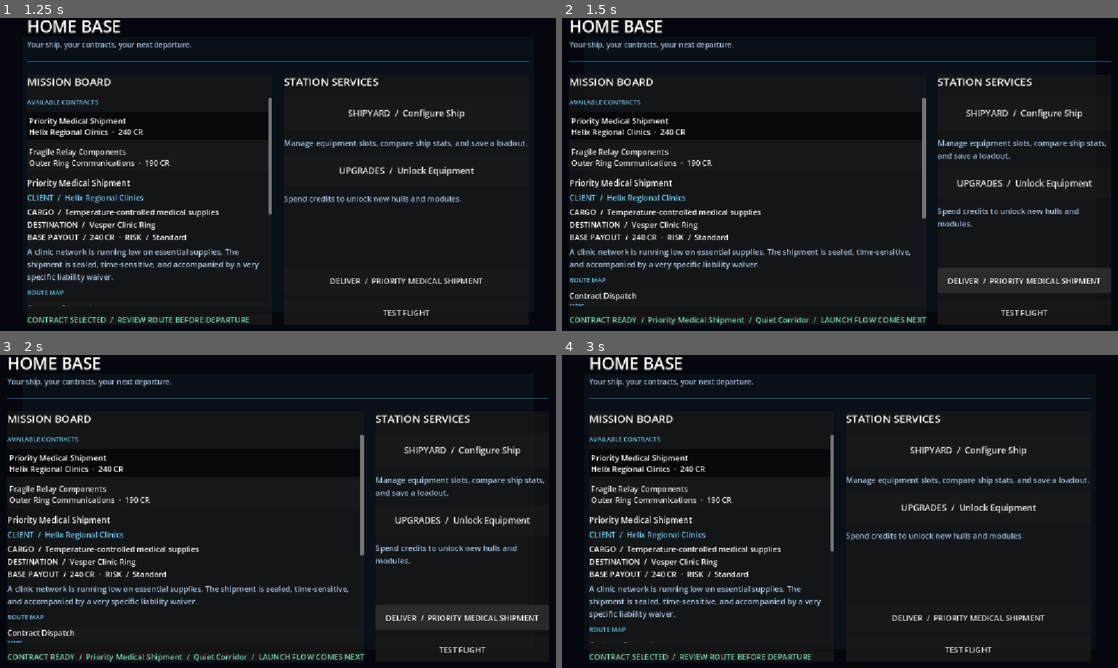
Above: before the commit, frames 1-4 (two rows, left to right).
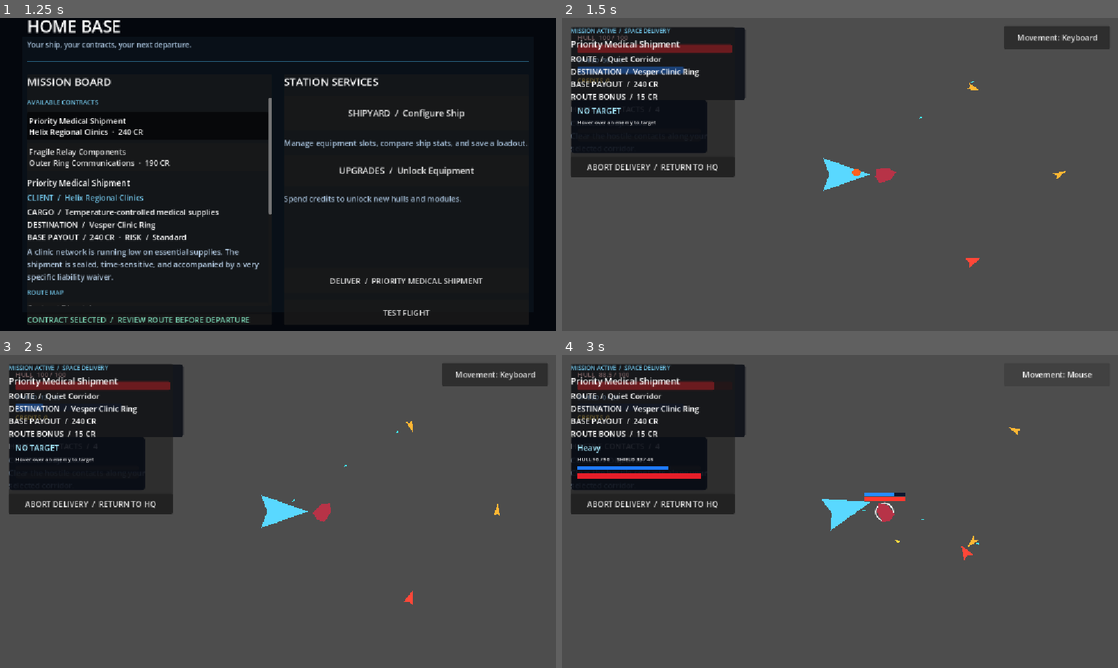
Above: after the commit, the same moments.

Repository: Bbran4/SpaceDelivery
Game: Godot game, scene res://scenes/hq.tscn
Same seed, same stepped clock (60 frames per second), same inputs: the game is played once before the commit and once after it.
Inputs (mouse positions are in pixels of both pictures, inside the frame that each line leads up to):
- Up to frame 1 (1.25 s): click "Priority Medical Shipment Hel…" at 0.5 s
- Up to frame 2 (1.5 s): click "DELIVER / PRIORITY MEDICAL SH…" at 1.25 s
- Up to frame 3 (2 s): no input
- Up to frame 4 (3 s): click (745, 464) at 2 s, where only the run before the commit has a clickable "Priority Medical Shipment Hel…"; click (1056, 373) at 2.75 s, where only the run after the commit has a clickable "Movement: Keyboard"

Frame 1 is identical in both runs. In frame 2, 89% of the frame differs, in the area x 0-100%, y 0-100%; in frame 3, 89%; in frame 4, 90%.

Commit message:
Launch selected mission from HQ

Diff:
--- a/scripts/hq.gd
+++ b/scripts/hq.gd
@@ -1,5 +1,7 @@
 extends Control
 class_name HQScreen
+
+const MISSION_FLIGHT_SCENE: String = "res://scenes/mission_flight.tscn"
 
 const MISSION_PATHS: Array[String] = [
 	"res://resources/missions/priority_medical_shipment.tres",
@@ -299,11 +301,21 @@
 		deliver_button.disabled = true
 		return
 	var selected_branch: MissionRouteNode = selected_mission.get_route_node(selected_branch_node_id)
-	var branch_name: String = selected_branch.title if selected_branch != null else "Default route"
-	status_label.text = "CONTRACT READY  /  %s  /  %s  /  LAUNCH FLOW COMES NEXT" % [
+	if selected_branch == null:
+		status_label.text = "ROUTE ERROR  /  PLEASE SELECT THIS CONTRACT AGAIN"
+		return
+
+	MissionRunState.begin_mission(selected_mission, selected_branch_node_id)
+	deliver_button.disabled = true
+	status_label.text = "DISPATCHING  /  %s  /  %s" % [
 		selected_mission.title,
-		branch_name,
+		selected_branch.title,
 	]
+	var change_error: Error = get_tree().change_scene_to_file(MISSION_FLIGHT_SCENE)
+	if change_error != OK:
+		MissionRunState.clear_mission()
+		deliver_button.disabled = false
+		status_label.text = "LAUNCH FAILED  /  ERROR %d  /  PLEASE RETRY" % change_error
 
 
 func _on_shipyard_pressed() -> void:
